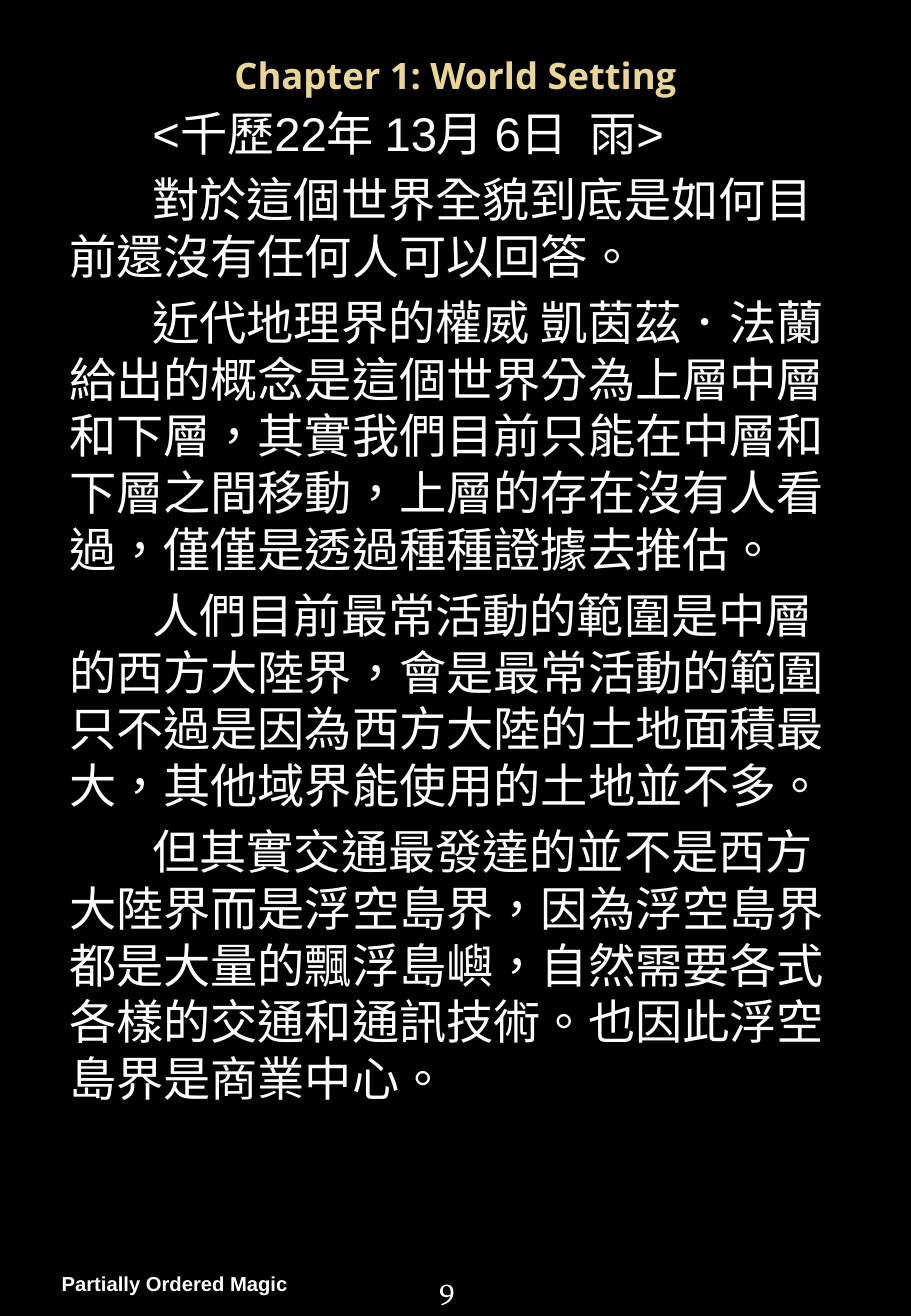
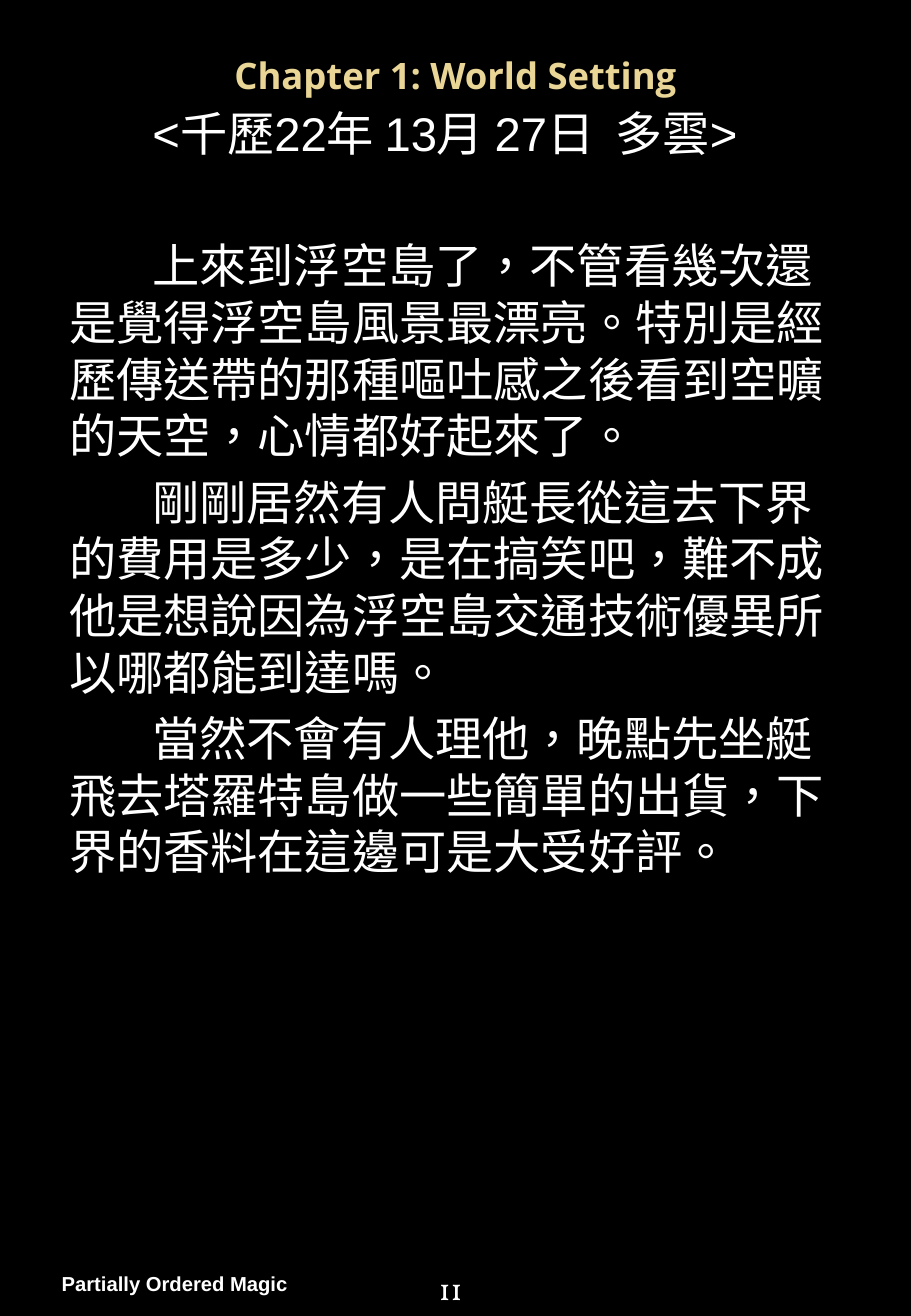
Before and after one commit to PartiallyOrderedMagic/PartiallyOrderedMagic.github.io, a slide deck: slide 12 of MyGame/Partially Ordered Magic Handbook.pptx (slide 10 before the commit). Drawn at 911x1316 pixels with LibreOffice and Linux fonts; fonts in the diff are those of the drawing; background and template pictures are left out. Boxes give left, top, right and bottom in pixels: in the first picture for what was removed or moved away, otherwise in the second. Text is boxed around its words. In the diff, an @@ line names an element or a change of style, - is before the commit and + after.

```diff
--- a/MyGame/Partially Ordered Magic Handbook.pptx
+++ b/MyGame/Partially Ordered Magic Handbook.pptx
@@ text at [69,111,824,873]: text changed @@
-<千歷22年 13月 6日 雨>
-對於這個世界全貌到底是如何目前還沒有任何人可以回答。
-近代地理界的權威 凱茵茲．法蘭 給出的概念是這個世界分為上層中層和下層，其實我們目前只能在中層和下層之間移動，上層的存在沒有人看過，僅僅是透過種種證據去推估。
-人們目前最常活動的範圍是中層的西方大陸界，會是最常活動的範圍只不過是因為西方大陸的土地面積最大，其他域界能使用的土地並不多。
-但其實交通最發達的並不是西方大陸界而是浮空島界，因為浮空島界都是大量的飄浮島嶼，自然需要各式各樣的交通和通訊技術。也因此浮空島界是商業中心。
+<千歷22年 13月 27日 多雲>
+上來到浮空島了，不管看幾次還是覺得浮空島風景最漂亮。特別是經歷傳送帶的那種嘔吐感之後看到空曠的天空，心情都好起來了。
+剛剛居然有人問艇長從這去下界的費用是多少，是在搞笑吧，難不成他是想說因為浮空島交通技術優異所以哪都能到達嗎。
+當然不會有人理他，晚點先坐艇飛去塔羅特島做一些簡單的出貨，下界的香料在這邊可是大受好評。
@@ page number at [439,1284,463,1300]: text changed @@
-9
+11
```
Also in this commit, not shown: 19 other slides changed, 11 slides added, 1 other file.
